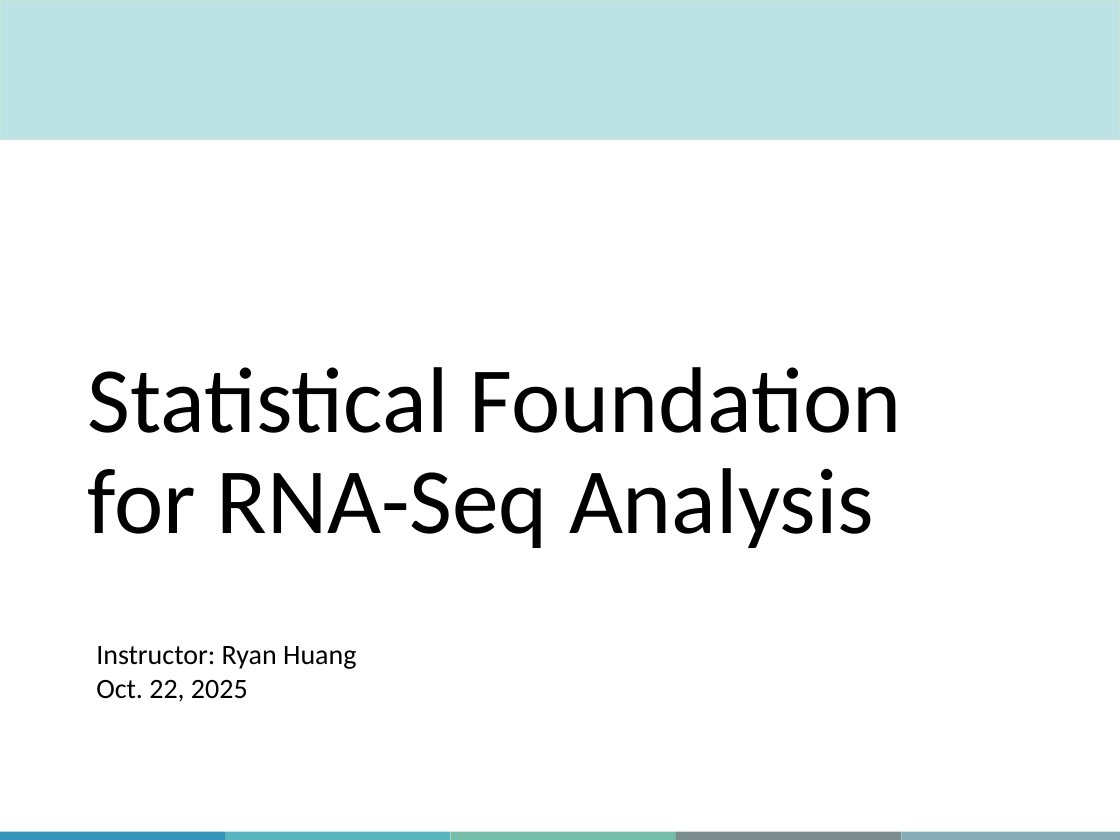
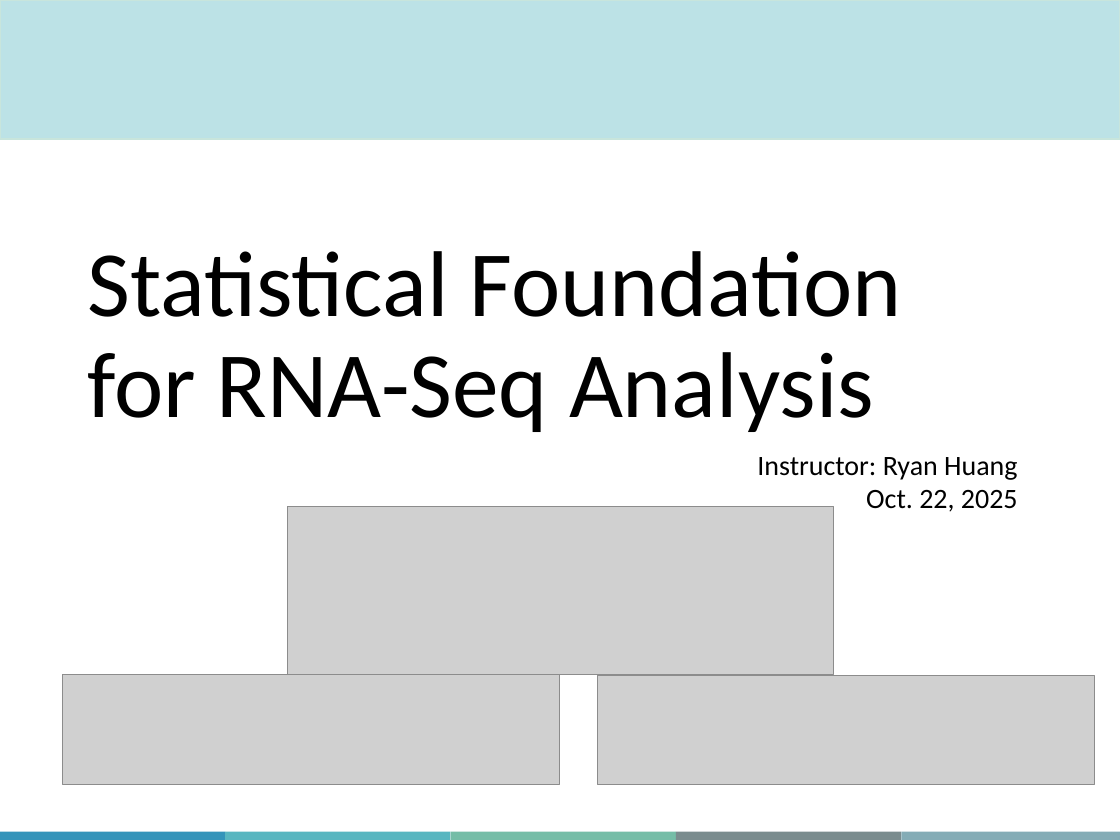
Before and after one commit to QLS-MiCM/Statistical-Foundations-of-RNA-seq, a slide deck: slide 1 of Slides/MiCM_Stats_RNAseq.pptx. Drawn at 1120x840 pixels with LibreOffice and Linux fonts; fonts in the diff are those of the drawing; grey boxes stand for pictures; background and template pictures are left out. Boxes give left, top, right and bottom in pixels: in the first picture for what was removed or moved away, otherwise in the second. Text is boxed around its words. In the diff, an @@ line names an element or a change of style, - is before the commit and + after.

```diff
--- a/Slides/MiCM_Stats_RNAseq.pptx
+++ b/Slides/MiCM_Stats_RNAseq.pptx
@@ title "Statistical Foundation for RNA-Seq Analysis": place and size @@
-title "Statistical Foundation for RNA-Seq Analysis" at (88, 367, 902, 548)
+title "Statistical Foundation for RNA-Seq Analysis" at (88, 251, 902, 432)
@@ text "Instructor: Ryan Huang": place and size @@
-text "Instructor: Ryan Huang" at (96, 646, 356, 702)
+text "Instructor: Ryan Huang" at (757, 457, 1018, 512)
@@ text "Instructor: Ryan Huang" at (757, 457, 1018, 512): alignment left to right @@
@@ picture added at (288, 506, 834, 674) @@
@@ picture added at (63, 674, 560, 784) @@
@@ picture added at (597, 675, 1094, 784) @@
```
Also in this commit, not shown: 1 other slide changed, 1 other file.
